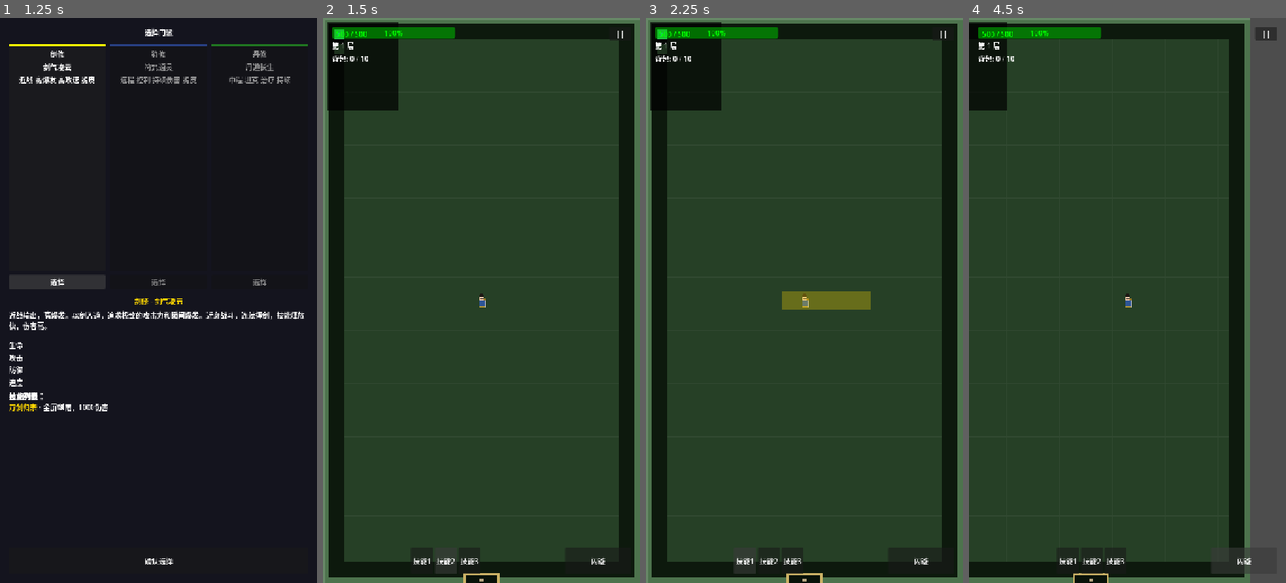
Above: before the commit, frames 1-4 (left to right).
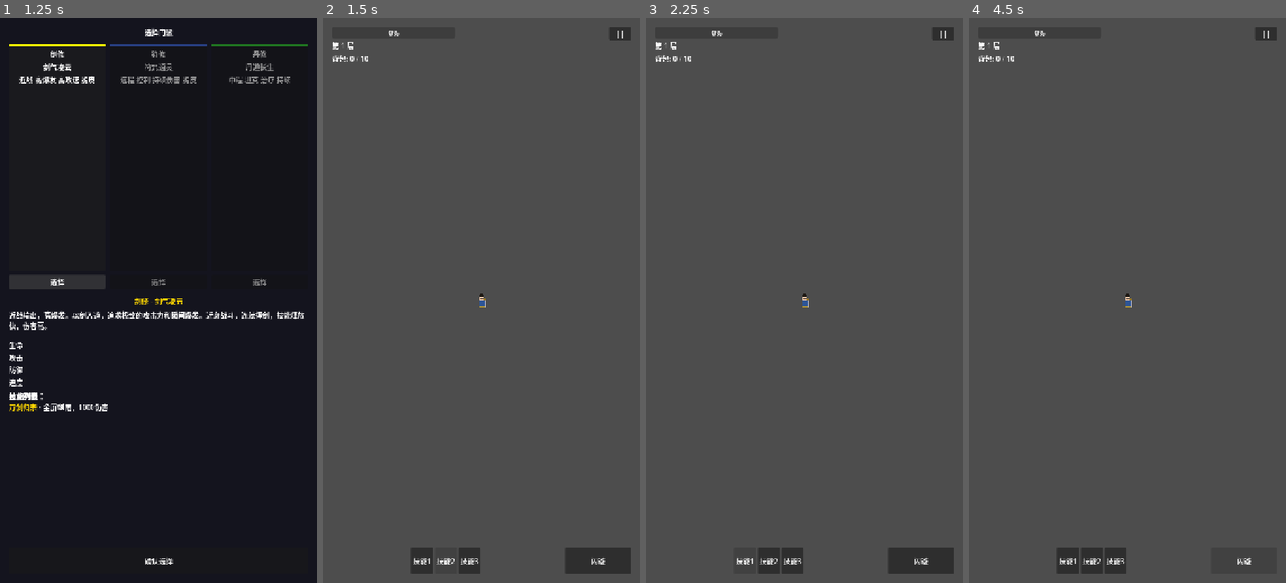
Above: after the commit, the same moments.

Repository: CasbaL/soudache
Game: Godot game, scene res://scenes/ui/faction_select.tscn
Same seed, same stepped clock (60 frames per second), same inputs: the game is played once before the commit and once after it.
Inputs:
- Up to frame 1 (1.25 s): click "选择" at 0.5 s
- Up to frame 2 (1.5 s): click "确认选择" at 1.25 s
- Up to frame 3 (2.25 s): click "技能1" at 2 s
- Up to frame 4 (4.5 s): click "技能2" at 2.75 s; click "技能3" at 3.5 s; click "闪避" at 4.25 s

Frame 1 is identical in both runs. In frame 2, 99% of the frame differs, in the area x 0-100%, y 0-100%; in frame 3, 99%; in frame 4, 88%.
Error after the commit: Parse Error: Identifier "TreasureVaultSystem" not declared in the current scope. (res://scripts/autoload/game_manager.gd:175)

Commit message:
fix(enemy): 修复敌人生成和仓库系统
- 修复敌人生成位置（添加到enemy_container而非current_scene）
- 修复敌人检测玩家（设置正确的碰撞层）
- 修复玩家Hitbox/Hurtbox碰撞层
- 完善撤离时物资保存逻辑
- 添加调试日志

Diff:
--- a/scenes/characters/player.tscn
+++ b/scenes/characters/player.tscn
@@ -86,10 +86,14 @@
 }]
 
 [node name="Hitbox" type="Area2D" parent="."]
+collision_layer = 1
+collision_mask = 2
 
 [node name="HitboxCollision" type="CollisionShape2D" parent="Hitbox"]
 
 [node name="Hurtbox" type="Area2D" parent="."]
+collision_layer = 1
+collision_mask = 2
 
 [node name="HurtboxCollision" type="CollisionShape2D" parent="Hurtbox"]
 
--- a/scripts/autoload/game_manager.gd
+++ b/scripts/autoload/game_manager.gd
@@ -167,8 +167,26 @@
 
 ## 保存背包到仓库（撤离时调用）
 func save_inventory_to_storage() -> void:
-	# TODO: 实现仓库系统
-	print("保存 %d 个物品到仓库" % inventory.size())
+	# 1. 将资源类物品存入仓库
+	deposit_inventory_resources()
+
+	# 2. 处理宝库物品（完全保护）
+	if has_node("/root/TreasureVaultSystem"):
+		var vault_result = TreasureVaultSystem.process_extraction()
+		print("宝库物品已保护: %d 件" % vault_result.get("vault_items", {}).size())
+
+	# 3. 处理剩余背包物品（非资源类，如装备）
+	# 装备会保留，但如果有宝库可以存入珍稀装备
+	if has_node("/root/TreasureVaultSystem"):
+		for i in range(inventory.size() - 1, -1, -1):
+			var item = inventory[i]
+			if TreasureVaultSystem.can_store_item(item):
+				if TreasureVaultSystem.store_item(item):
+					inventory.remove_at(i)
+					print("珍稀物品已存入宝库: %s" % item.get("name", ""))
+
+	print("撤离完成！仓库资源已保存，剩余背包物品: %d 件" % inventory.size())
+	inventory_changed.emit()
 
 ## 计算战斗力
 func get_combat_power() -> int:
--- a/scripts/systems/enemy_spawner.gd
+++ b/scripts/systems/enemy_spawner.gd
@@ -42,37 +42,46 @@
 
 		# 普通敌人
 		for enemy in layer.get("enemies", []):
-			_enemy_registry[enemy.id] = {
-				"data": enemy,
-				"script_path": MELEE_SCRIPT_PATH,
-				"type": "melee"
-			}
+			var enemy_id = enemy.get("id", "")
+			if enemy_id != "":
+				_enemy_registry[enemy_id] = {
+					"data": enemy,
+					"script_path": MELEE_SCRIPT_PATH,
+					"type": "melee"
+				}
 
 		# 精英敌人
 		for elite in layer.get("elite", []):
-			_enemy_registry[elite.id] = {
-				"data": elite,
-				"script_path": ELITE_SCRIPT_PATH,
-				"type": "elite"
-			}
+			var elite_id = elite.get("id", "")
+			if elite_id != "":
+				_enemy_registry[elite_id] = {
+					"data": elite,
+					"script_path": ELITE_SCRIPT_PATH,
+					"type": "elite"
+				}
 
 		# Boss敌人
 		var boss = layer.get("boss", {})
 		if not boss.is_empty():
-			var boss_path = BOSS_SCRIPT_PATHS.get(boss.id, "")
-			_enemy_registry[boss.id] = {
-				"data": boss,
-				"script_path": boss_path,
-				"type": "boss"
-			}
+			var boss_id = boss.get("id", "")
+			if boss_id != "":
+				var boss_path = BOSS_SCRIPT_PATHS.get(boss_id, "")
+				_enemy_registry[boss_id] = {
+					"data": boss,
+					"script_path": boss_path,
+					"type": "boss"
+				}
 
 	# 特殊：竹妖射手用远程脚本
 	if _enemy_registry.has("bamboo_archer"):
 		_enemy_registry["bamboo_archer"].script_path = RANGED_SCRIPT_PATH
 		_enemy_registry["bamboo_archer"].type = "ranged"
 
+	print("[EnemySpawner] 注册表构建完成，共 %d 个敌人类型" % _enemy_registry.size())
+
 ## 生成敌人
-func spawn_enemy(type_id: String, spawn_position: Vector2) -> Node2D:
+## parent: 可选的父节点，如果为空则添加到 current_scene
+func spawn_enemy(type_id: String, spawn_position: Vector2, parent: Node = null) -> Node2D:
 	if not _enemy_registry.has(type_id):
 		print("未知敌人类型: ", type_id)
 		return null
@@ -108,8 +117,11 @@
 	# 设置属性
 	_apply_enemy_data(enemy, data)
 
-	# 添加到场景
-	get_tree().current_scene.add_child(enemy)
+	# 添加到指定父节点或当前场景
+	if parent:
+		parent.add_child(enemy)
+	else:
+		get_tree().current_scene.add_child(enemy)
 
 	# 连接掉落信号
 	if enemy.has_signal("dropped_items"):
@@ -175,9 +187,11 @@
 	attack_timer.one_shot = true
 	enemy.add_child(attack_timer)
 
-	# DetectArea
+	# DetectArea - 检测玩家进入范围
 	var detect_area = Area2D.new()
 	detect_area.name = "DetectArea"
+	detect_area.collision_layer = 0  # 不在任何层
+	detect_area.collision_mask = 1   # 检测第1层（玩家）
 	enemy.add_child(detect_area)
 
 	var detect_collision = CollisionShape2D.new()
@@ -187,9 +201,11 @@
 	detect_collision.shape = detect_shape
 	detect_area.add_child(detect_collision)
 
-	# AttackArea
+	# AttackArea - 检测攻击范围内的玩家
 	var attack_area = Area2D.new()
 	attack_area.name = "AttackArea"
+	attack_area.collision_layer = 0  # 不在任何层
+	attack_area.collision_mask = 1   # 检测第1层（玩家）
 	enemy.add_child(attack_area)
 
 	var attack_collision = CollisionShape2D.new()
--- a/scripts/systems/room_manager.gd
+++ b/scripts/systems/room_manager.gd
@@ -114,12 +114,21 @@
 # ============================================================
 
 func _spawn_room_enemies(room: RoomData) -> void:
+	print("[RoomManager] _spawn_room_enemies 被调用，房间: %s, 类型: %s" % [room.id, room.get_type_name()])
+
 	if _enemy_container == null:
 		print("[RoomManager] 敌人容器为空，跳过生成")
 		return
 
+	print("[RoomManager] 敌人容器: %s" % _enemy_container.name)
+	print("[RoomManager] EnemySpawner 是否存在: %s" % str(has_node("/root/EnemySpawner")))
+
 	var center = Vector2(RoomData.ROOM_WIDTH / 2, RoomData.ROOM_HEIGHT / 2)
 	print("[RoomManager] 生成敌人，房间 %s 有 %d 个敌人配置" % [room.id, room.enemies.size()])
+
+	# 打印敌人配置详情
+	for enemy_config in room.enemies:
+		print("[RoomManager] 敌人配置: %s" % str(enemy_config))
 
 	for enemy_config in room.enemies:
 		var enemy_id = enemy_config.get("enemy_id", "")
@@ -134,7 +143,8 @@
 				randf_range(-ENEMY_SPREAD_Y, ENEMY_SPREAD_Y)
 			)
 
-			var enemy = EnemySpawner.spawn_enemy(enemy_id, spawn_pos)
+			# 传入 _enemy_container 作为父节点
+			var enemy = EnemySpawner.spawn_enemy(enemy_id, spawn_pos, _enemy_container)
 			if enemy:
 				_active_enemies.append(enemy)
 				# 连接死亡信号
